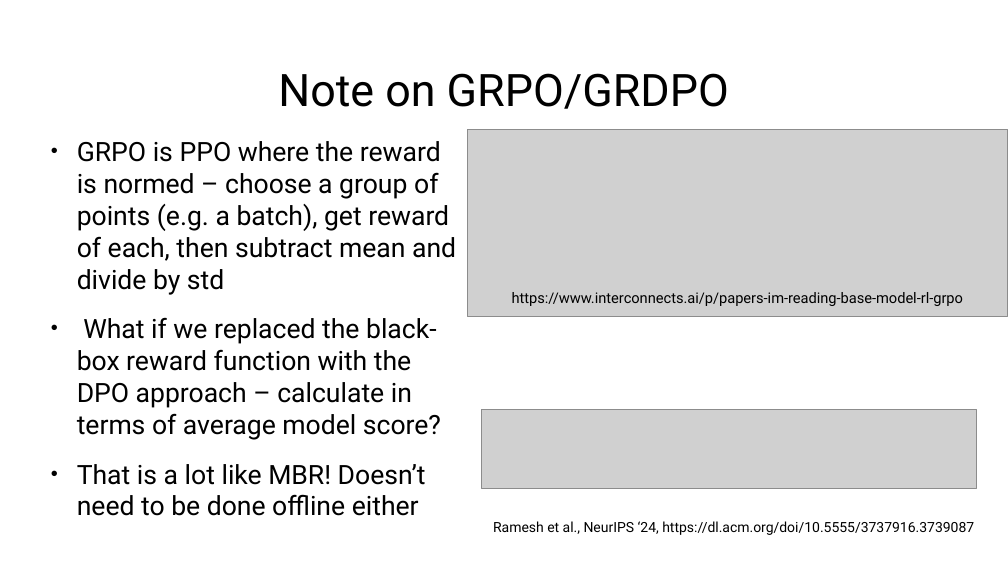
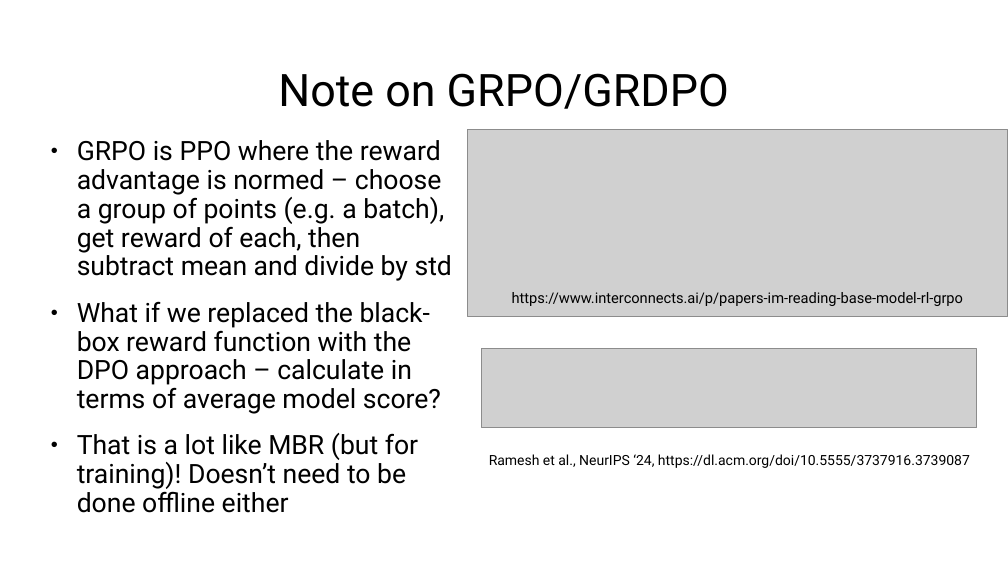
Before and after one commit to jonmay/USC-CS662, a slide deck: slide 76 of assets/files/rlhf.pptx. Drawn at 1008x567 pixels with LibreOffice and Linux fonts; fonts in the diff are those of the drawing; grey boxes stand for pictures. Boxes give left, top, right and bottom in pixels: in the first picture for what was removed or moved away, otherwise in the second. Text is boxed around its words. In the diff, an @@ line names an element or a change of style, - is before the commit and + after.

```diff
--- a/assets/files/rlhf.pptx
+++ b/assets/files/rlhf.pptx
@@ text at (77,140,452,281): text changed @@
-• GRPO is PPO where the reward is normed – choose a group of points (e.g. a batch), get reward of each, then subtract mean and divide by std
+• GRPO is PPO where the reward advantage is normed – choose a group of points (e.g. a batch), get reward of each, then subtract mean and divide by std
@@ text at (77,301,441,414): line spacing 1 to 0.9 @@
@@ picture: place and size @@
-picture at (482,409,977,488)
+picture at (482,349,977,427)
@@ text at (77,433,418,513): text changed @@
-• That is a lot like MBR! Doesn’t need to be done offline either
+• That is a lot like MBR (but for training)! Doesn’t need to be done offline either
@@ text "Ramesh et al., NeurIPS ‘24, ...": place and size @@
-text "Ramesh et al., NeurIPS ‘24, ..." at (493,521,974,535)
+text "Ramesh et al., NeurIPS ‘24, ..." at (489,454,970,468)
```
Also in this commit, not shown: 7 other slides changed, 3 slides added, 1 other file.
